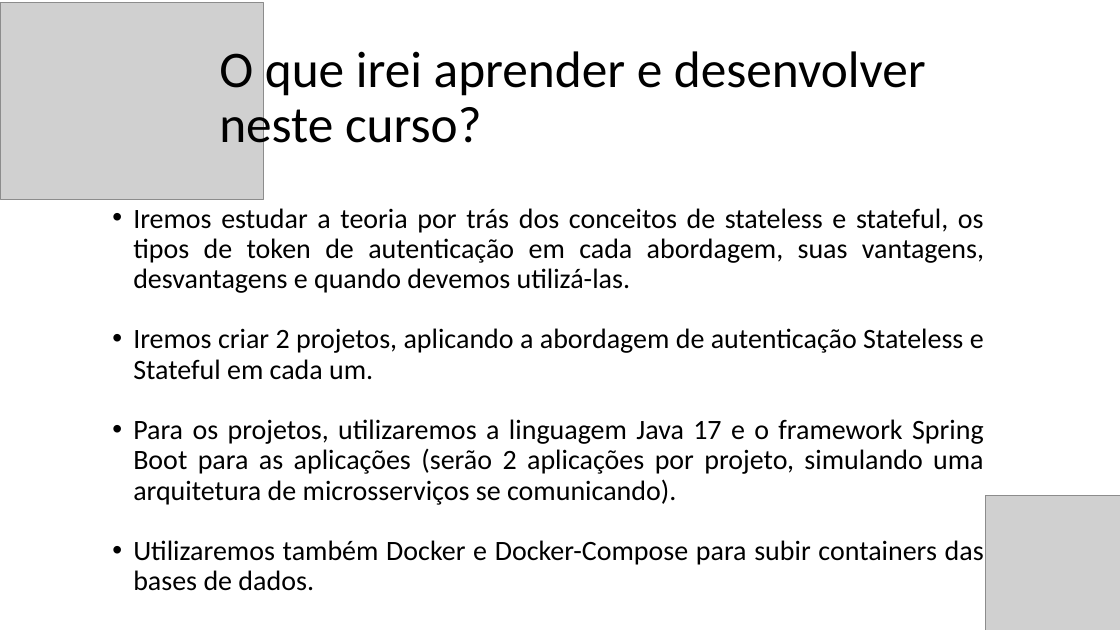
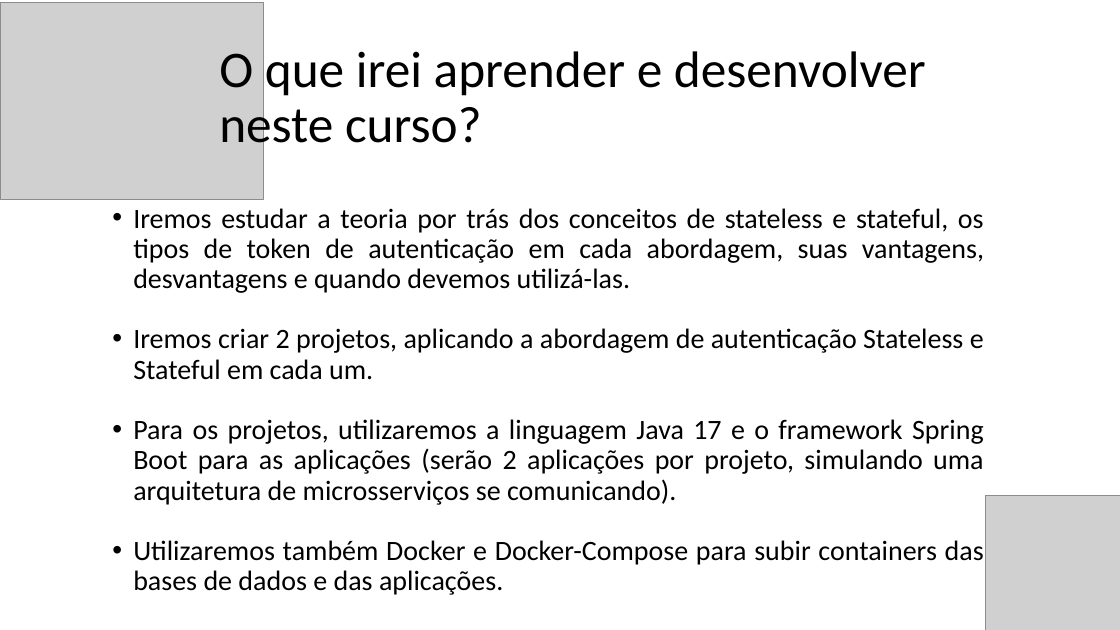
Before and after one commit to vhnegrisoli/curso-udemy-autenticacao-stateless-stateful-microsservicos, a slide deck: slide 3 of Conteúdos/Autenticação Stateless e Stateful em Microsserviços.pptx. Drawn at 1120x630 pixels with LibreOffice and Linux fonts; fonts in the diff are those of the drawing; grey boxes stand for pictures. Boxes give left, top, right and bottom in pixels: in the first picture for what was removed or moved away, otherwise in the second. Text is boxed around its words. In the diff, an @@ line names an element or a change of style, - is before the commit and + after.

```diff
--- a/Conteúdos/Autenticação Stateless e Stateful em Microsserviços.pptx
+++ b/Conteúdos/Autenticação Stateless e Stateful em Microsserviços.pptx
@@ text at <box>133,540,984,595</box>: text changed @@
-• Utilizaremos também Docker e Docker-Compose para subir containers das bases de dados.
+• Utilizaremos também Docker e Docker-Compose para subir containers das bases de dados e das aplicações.
```
Also in this commit, not shown: 1 other file.
